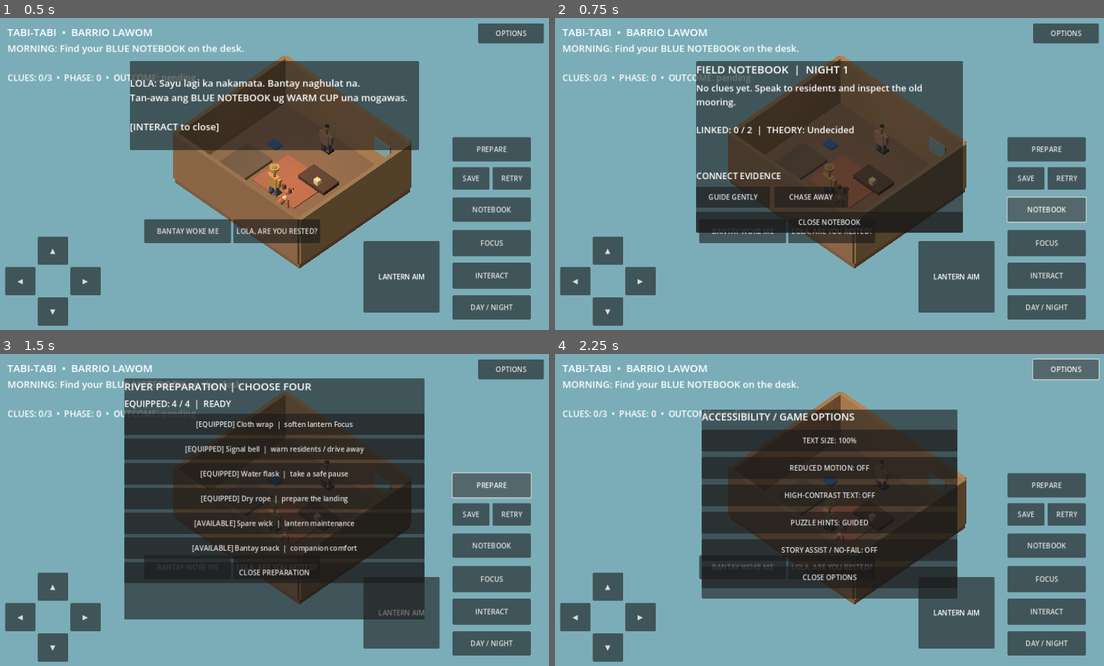
Above: before the commit, frames 1-4 (two rows, left to right).
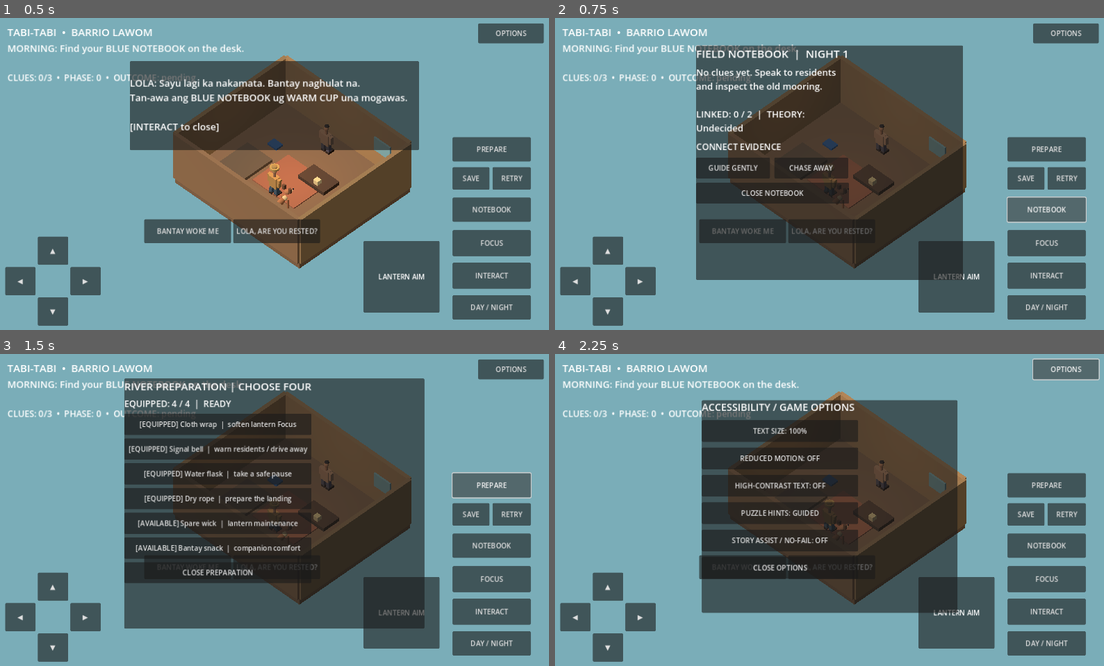
Above: after the commit, the same moments.

Repository: LokiJ07/Tabi-tabi
Game: Godot game, scene res://scenes/main.tscn
The game is run twice, just before and just after one commit, with the same random seed, the same clock (stepped at 60 frames per second) and the same inputs.
Inputs:
- Up to frame 1 (0.5 s): no input
- Up to frame 2 (0.75 s): click "NOTEBOOK" at 0.5 s
- Up to frame 3 (1.5 s): click "PREPARE" at 1.25 s
- Up to frame 4 (2.25 s): click "OPTIONS" at 2 s

Frame 1 is identical in both runs. In frame 2, 16% of the frame differs, in the area x 25-75%, y 8-84%; in frame 3, 11%; in frame 4, 15%.

Commit message:
fix(ui): scrollable mobile menus, readable objectives and safe touch-input release

Diff:
--- a/scripts/main.gd
+++ b/scripts/main.gd
@@ -104,6 +104,8 @@
 	if player == null:
 		return
 	var axis := Input.get_vector("ui_left", "ui_right", "ui_up", "ui_down")
+	if _is_reading_ui():
+		axis = Vector2.ZERO
 	axis += touch_axes
 	axis = axis.limit_length()
 	var forward := Vector3(-1, 0, -1).normalized()
@@ -427,6 +429,17 @@
 	add_child(environment)
 
 
+func _is_reading_ui() -> bool:
+	return (dialogue != null and dialogue.visible) or (notebook_panel != null and notebook_panel.visible) or (prep_panel != null and prep_panel.visible) or (settings_panel != null and settings_panel.visible)
+
+
+func _clear_touch_input() -> void:
+	focus_held = false
+	manual_aim = Vector2.ZERO
+	touch_axes = Vector2.ZERO
+	move_buttons.clear()
+
+
 func _create_ui() -> void:
 	var canvas := CanvasLayer.new()
 	canvas.name = "HUD"
@@ -443,6 +456,8 @@
 	objective = Label.new()
 	objective.position = Vector2(25, 56)
 	objective.add_theme_font_size_override("font_size", 22)
+	objective.autowrap_mode = TextServer.AUTOWRAP_WORD_SMART
+	objective.size = Vector2(760, 65)
 	root.add_child(objective)
 	_make_button(root, "◀", Vector2(20, 575), Vector2(70, 65), func(): _set_button_axis("left", true), func(): _set_button_axis("left", false))
 	_make_button(root, "▶", Vector2(170, 575), Vector2(70, 65), func(): _set_button_axis("right", true), func(): _set_button_axis("right", false))
@@ -518,6 +533,8 @@
 	dialogue.anchor_top = 0.14
 	dialogue.anchor_bottom = 0.14
 	dialogue.offset_bottom = 205
+	dialogue.name = "DialoguePanel"
+	dialogue.mouse_filter = Control.MOUSE_FILTER_STOP
 	root.add_child(dialogue)
 	dialogue_text = Label.new()
 	dialogue_text.autowrap_mode = TextServer.AUTOWRAP_WORD_SMART
@@ -528,13 +545,21 @@
 	notebook_panel = PanelContainer.new()
 	notebook_panel.anchor_left = 0.26
 	notebook_panel.anchor_right = 0.74
-	notebook_panel.anchor_top = 0.14
-	notebook_panel.anchor_bottom = 0.14
-	notebook_panel.offset_bottom = 395
+	notebook_panel.name = "NotebookPanel"
+	notebook_panel.anchor_top = 0.09
+	notebook_panel.anchor_bottom = 0.84
+	notebook_panel.offset_top = 0
+	notebook_panel.offset_bottom = 0
 	root.add_child(notebook_panel)
 	var stack := VBoxContainer.new()
 	stack.add_theme_constant_override("separation", 10)
-	notebook_panel.add_child(stack)
+	var notebook_scroll := ScrollContainer.new()
+	notebook_scroll.name = "NotebookScroll"
+	notebook_scroll.size_flags_vertical = Control.SIZE_EXPAND_FILL
+	notebook_scroll.size_flags_horizontal = Control.SIZE_EXPAND_FILL
+	notebook_scroll.follow_focus = true
+	notebook_panel.add_child(notebook_scroll)
+	notebook_scroll.add_child(stack)
 	var title := Label.new()
 	title.text = "FIELD NOTEBOOK  |  NIGHT 1"
 	title.add_theme_font_size_override("font_size", 25)
@@ -581,13 +606,21 @@
 	prep_panel = PanelContainer.new()
 	prep_panel.anchor_left = 0.23
 	prep_panel.anchor_right = 0.77
+	prep_panel.name = "PreparationPanel"
 	prep_panel.anchor_top = 0.08
-	prep_panel.anchor_bottom = 0.08
-	prep_panel.offset_bottom = 555
+	prep_panel.anchor_bottom = 0.88
+	prep_panel.offset_top = 0
+	prep_panel.offset_bottom = 0
 	root.add_child(prep_panel)
 	var kit_stack := VBoxContainer.new()
 	kit_stack.add_theme_constant_override("separation", 8)
-	prep_panel.add_child(kit_stack)
+	var kit_scroll := ScrollContainer.new()
+	kit_scroll.name = "PreparationScroll"
+	kit_scroll.size_flags_horizontal = Control.SIZE_EXPAND_FILL
+	kit_scroll.size_flags_vertical = Control.SIZE_EXPAND_FILL
+	kit_scroll.follow_focus = true
+	prep_panel.add_child(kit_scroll)
+	kit_scroll.add_child(kit_stack)
 	var kit_title := Label.new()
 	kit_title.text = "RIVER PREPARATION | CHOOSE FOUR"
 	kit_title.add_theme_font_size_override("font_size", 24)
@@ -627,13 +660,21 @@
 	settings_panel = PanelContainer.new()
 	settings_panel.anchor_left = 0.27
 	settings_panel.anchor_right = 0.73
-	settings_panel.anchor_top = 0.18
-	settings_panel.anchor_bottom = 0.18
-	settings_panel.offset_bottom = 365
+	settings_panel.name = "SettingsPanel"
+	settings_panel.anchor_top = 0.15
+	settings_panel.anchor_bottom = 0.83
+	settings_panel.offset_top = 0
+	settings_panel.offset_bottom = 0
 	root.add_child(settings_panel)
 	var options_stack := VBoxContainer.new()
 	options_stack.add_theme_constant_override("separation", 13)
-	settings_panel.add_child(options_stack)
+	var settings_scroll := ScrollContainer.new()
+	settings_scroll.name = "SettingsScroll"
+	settings_scroll.size_flags_vertical = Control.SIZE_EXPAND_FILL
+	settings_scroll.size_flags_horizontal = Control.SIZE_EXPAND_FILL
+	settings_scroll.follow_focus = true
+	settings_panel.add_child(settings_scroll)
+	settings_scroll.add_child(options_stack)
 	var options_heading := Label.new()
 	options_heading.text = "ACCESSIBILITY / GAME OPTIONS"
 	options_heading.add_theme_font_size_override("font_size", 23)
@@ -658,7 +699,6 @@
 	pref_assist_button.custom_minimum_size = Vector2(360, 50)
 	pref_assist_button.pressed.connect(_toggle_story_assist)
 	options_stack.add_child(pref_assist_button)
-	settings_panel.offset_bottom = 435
 	var exit_options := Button.new()
 	exit_options.text = "CLOSE OPTIONS"
 	exit_options.custom_minimum_size = Vector2(360, 50)
@@ -835,6 +875,7 @@
 
 
 func _show_dialogue(value: String) -> void:
+	_clear_touch_input()
 	_close_notebook()
 	_close_prep()
 	_close_settings()
@@ -1050,6 +1091,7 @@
 
 
 func _open_settings() -> void:
+	_clear_touch_input()
 	_close_dialogue()
 	_close_notebook()
 	_close_prep()
@@ -1122,6 +1164,7 @@
 
 
 func _open_prep() -> void:
+	_clear_touch_input()
 	_close_dialogue()
 	_close_notebook()
 	_close_settings()
@@ -1165,6 +1208,7 @@
 
 
 func _open_notebook() -> void:
+	_clear_touch_input()
 	_close_settings()
 	_close_prep()
 	if notebook_panel.visible:
--- /dev/null
+++ b/tests/night01_hud_test.gd
@@ -0,0 +1,42 @@
+extends SceneTree
+const GameScene = preload("res://scenes/main.tscn")
+var errors := 0
+
+func _initialize() -> void:
+	call_deferred("_run")
+
+func check(value: bool, label: String) -> void:
+	if not value:
+		errors += 1
+		printerr("Night1 HUD integration: " + label)
+
+func _run() -> void:
+	var game = GameScene.instantiate()
+	root.add_child(game)
+	await process_frame
+	game._close_dialogue()
+	game._open_notebook()
+	check(game._is_reading_ui(), "notebook pauses walking")
+	check(game.notebook_panel.get_node_or_null("NotebookScroll") != null, "notebook supports overflowing clues")
+	check(game.notebook_panel.anchor_bottom > game.notebook_panel.anchor_top, "notebook scales vertically with viewport")
+	game._set_button_axis("right", true)
+	game._set_focus(true)
+	game._open_settings()
+	check(game._is_reading_ui(), "settings keeps gameplay input blocked")
+	check(game.touch_axes == Vector2.ZERO and not game.focus_held, "opening modal releases held movement and Focus")
+	check(not game.notebook_panel.visible, "only one readable modal")
+	check(game.settings_panel.get_node_or_null("SettingsScroll") != null, "long settings menu is scrollable")
+	game._close_settings()
+	game._open_prep()
+	check(game.prep_panel.get_node_or_null("PreparationScroll") != null, "inventory readable with larger fonts")
+	game._close_prep()
+	game._show_dialogue("A readable conversation with Lola Pasing.")
+	check(game._is_reading_ui(), "dialogue blocks movement")
+	game._close_dialogue()
+	check(not game._is_reading_ui(), "closing overlays restores movement")
+	game.preferences.text_scale = 1.4
+	game._apply_preferences()
+	check(game.dialogue_text.get_theme_font_size("font_size") >= 28, "large subtitle setting changes text")
+	game.queue_free()
+	print("Night 1 HUD usability checks: ", "PASS" if errors == 0 else str(errors) + " failures")
+	quit(0 if errors == 0 else 1)
Not shown, added: docs/G5_HUD_READABILITY.md
